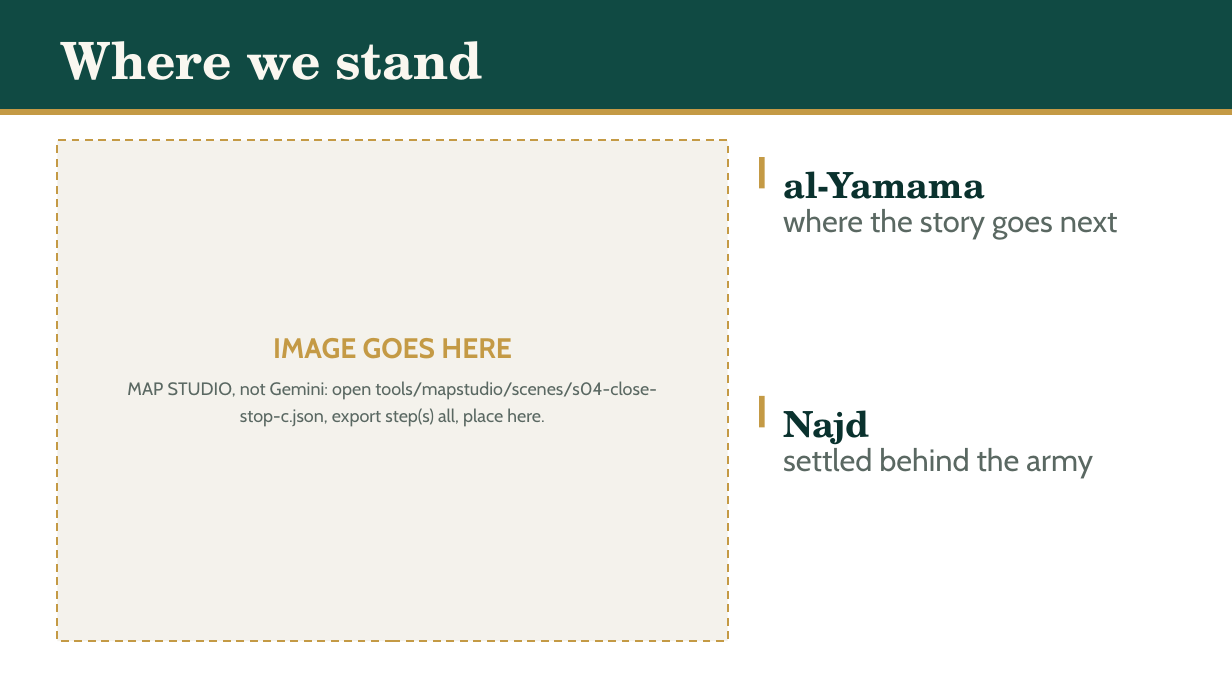
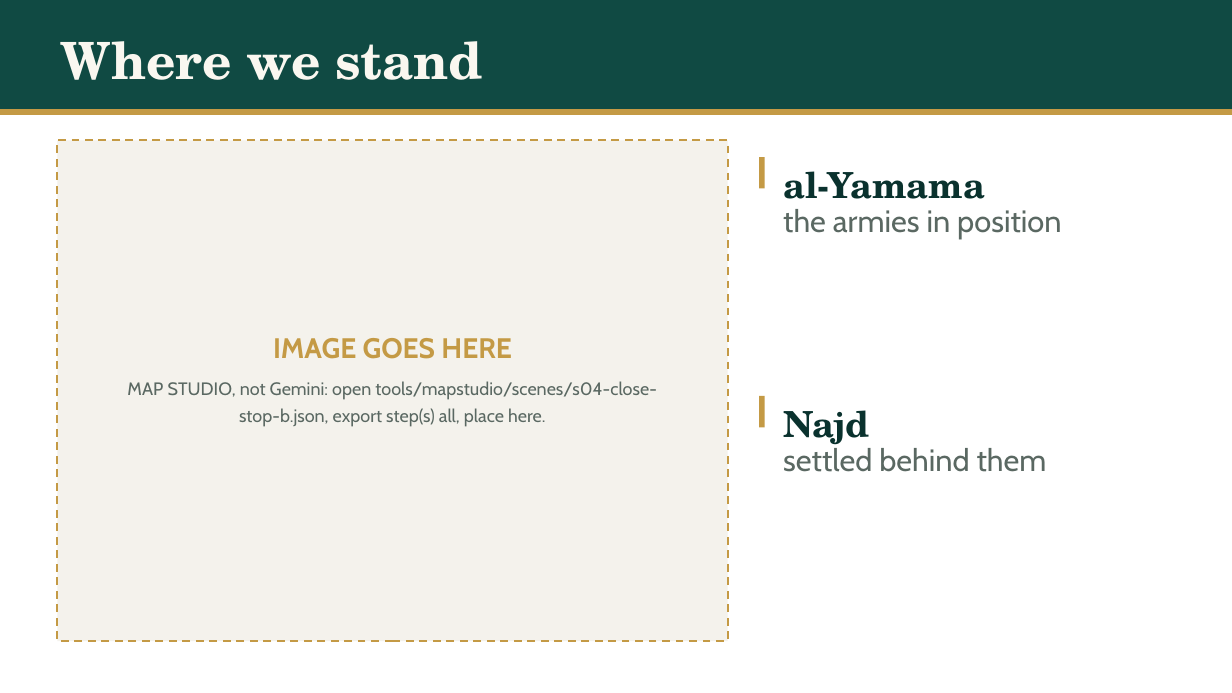
Before and after one commit to daniyalyasin93/2026SeptemberIslamicHistoryClass, a slide deck: slide 75 of S04_kinda_butah_yamama/S04.pptx (slide 70 before the commit). Drawn at 1232x693 pixels with LibreOffice and Linux fonts; fonts in the diff are those of the drawing. Boxes give left, top, right and bottom in pixels: in the first picture for what was removed or moved away, otherwise in the second. Text is boxed around its words. In the diff, an @@ line names an element or a change of style, - is before the commit and + after.

```diff
--- a/S04_kinda_butah_yamama/S04.pptx
+++ b/S04_kinda_butah_yamama/S04.pptx
@@ text at (x1=783, y1=209, x2=1061, y2=238): text changed @@
-where the story goes next
+the armies in position
@@ text at (x1=127, y1=381, x2=656, y2=427): text changed @@
-MAP STUDIO, not Gemini: open tools/mapstudio/scenes/s04-close-stop-c.json, export step(s) all, place here.
+MAP STUDIO, not Gemini: open tools/mapstudio/scenes/s04-close-stop-b.json, export step(s) all, place here.
@@ text at (x1=783, y1=444, x2=1047, y2=472): text changed @@
-settled behind the army
+settled behind them
```
Also in this commit, not shown: 28 other slides changed, 6 slides added, 1 slide removed, 15 other files.
